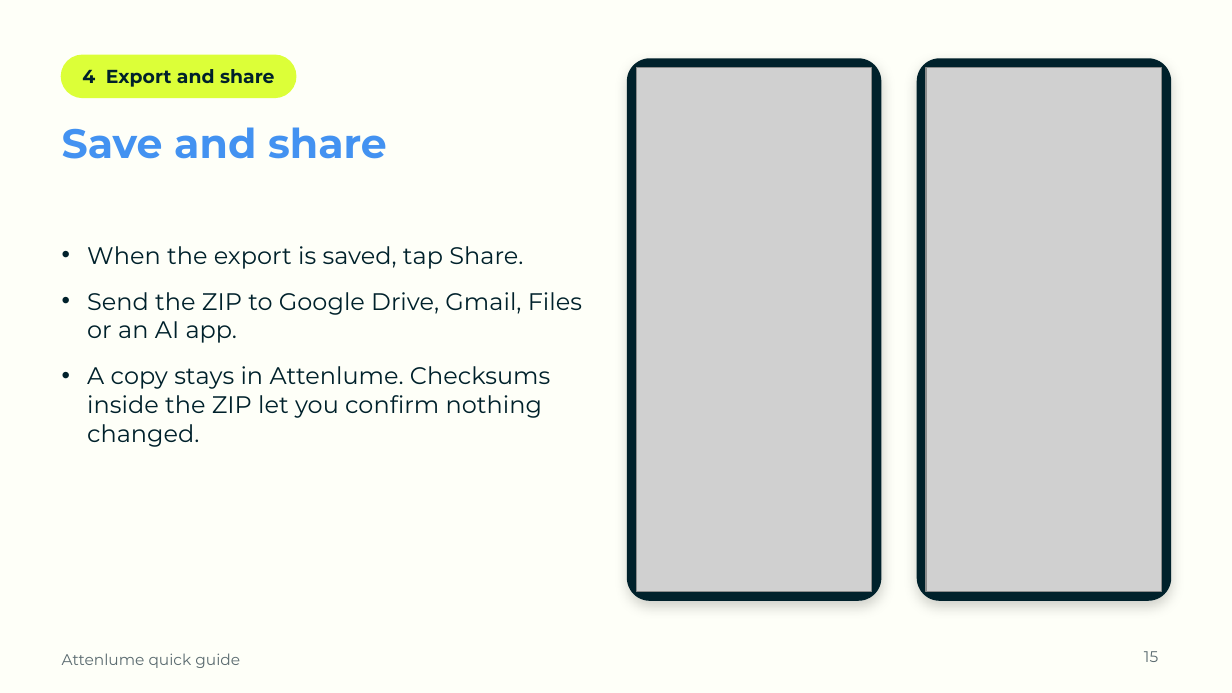
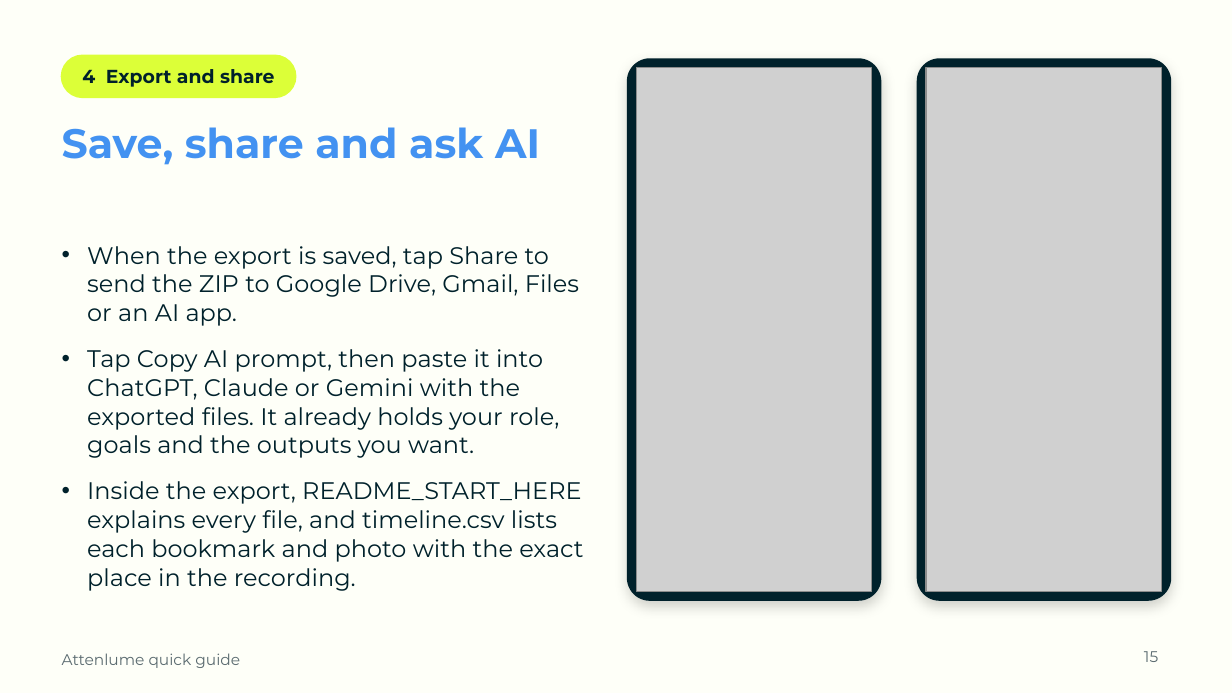
Before and after one commit to SamsonOluwaseun/attenlume, a slide deck: slide 15 of docs/user-guide/Attenlume-Quick-Guide.pptx. Drawn at 1232x693 pixels with LibreOffice and Linux fonts; fonts in the diff are those of the drawing; grey boxes stand for pictures. Boxes give left, top, right and bottom in pixels: in the first picture for what was removed or moved away, otherwise in the second. Text is boxed around its words. In the diff, an @@ line names an element or a change of style, - is before the commit and + after.

```diff
--- a/docs/user-guide/Attenlume-Quick-Guide.pptx
+++ b/docs/user-guide/Attenlume-Quick-Guide.pptx
@@ text at (x1=62, y1=127, x2=540, y2=165): text changed @@
-Save and share
+Save, share and ask AI
@@ text at (x1=87, y1=246, x2=583, y2=591): text changed @@
-• When the export is saved, tap Share.
-• Send the ZIP to Google Drive, Gmail, Files or an AI app.
-• A copy stays in Attenlume. Checksums inside the ZIP let you confirm nothing changed.
+• When the export is saved, tap Share to send the ZIP to Google Drive, Gmail, Files or an AI app.
+• Tap Copy AI prompt, then paste it into ChatGPT, Claude or Gemini with the exported files. It already holds your role, goals and the outputs you want.
+• Inside the export, README_START_HERE explains every file, and timeline.csv lists each bookmark and photo with the exact place in the recording.
```
Also in this commit, not shown: 6 other slides changed, 4 slides added, 9 other files.
